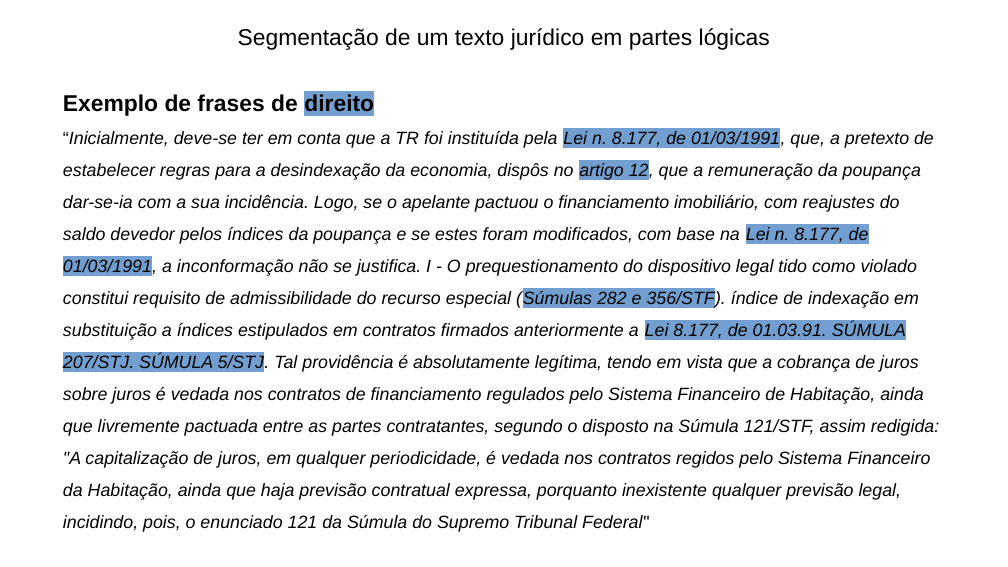
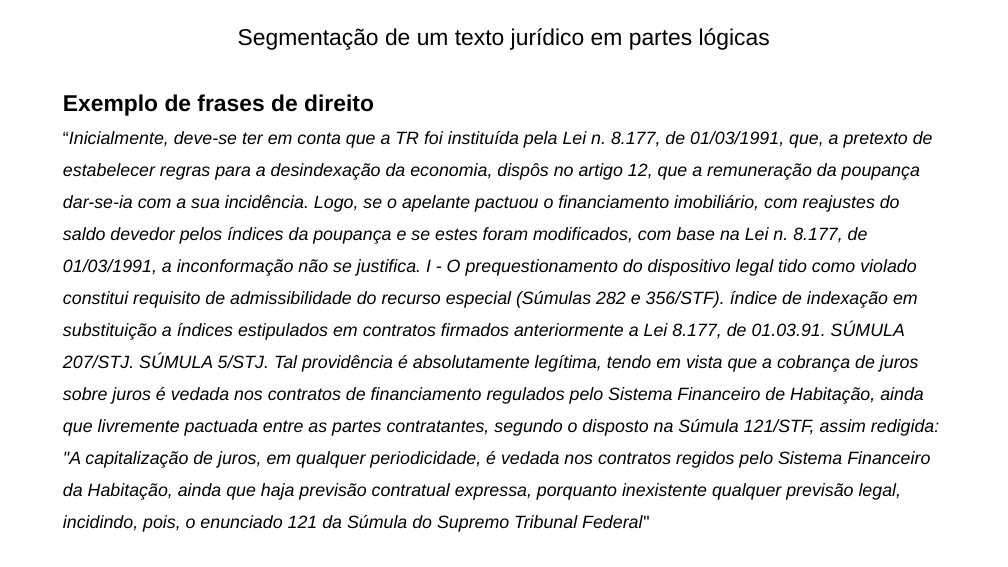
Before and after one commit to danilopcarlotti/TJSP_clustering, a slide deck: slide 3 of Classic_ml/reports/Apresentação segmentação lógica.pptx. Drawn at 1008x567 pixels with LibreOffice and Linux fonts; fonts in the diff are those of the drawing. Boxes give left, top, right and bottom in pixels: in the first picture for what was removed or moved away, otherwise in the second. Text is boxed around its words. In the diff, an @@ line names an element or a change of style, - is before the commit and + after.

```diff
--- a/Classic_ml/reports/Apresentação segmentação lógica.pptx
+++ b/Classic_ml/reports/Apresentação segmentação lógica.pptx
@@ text "Exemplo de frases de direito" at box(63, 94, 939, 500): highlight #729FCF to none in "direito", "Lei n. 8.177, de 01/03/1991, artigo 12, ..." @@
```
Also in this commit, not shown: 3 other slides changed, 2 slides added, 14 other files.
